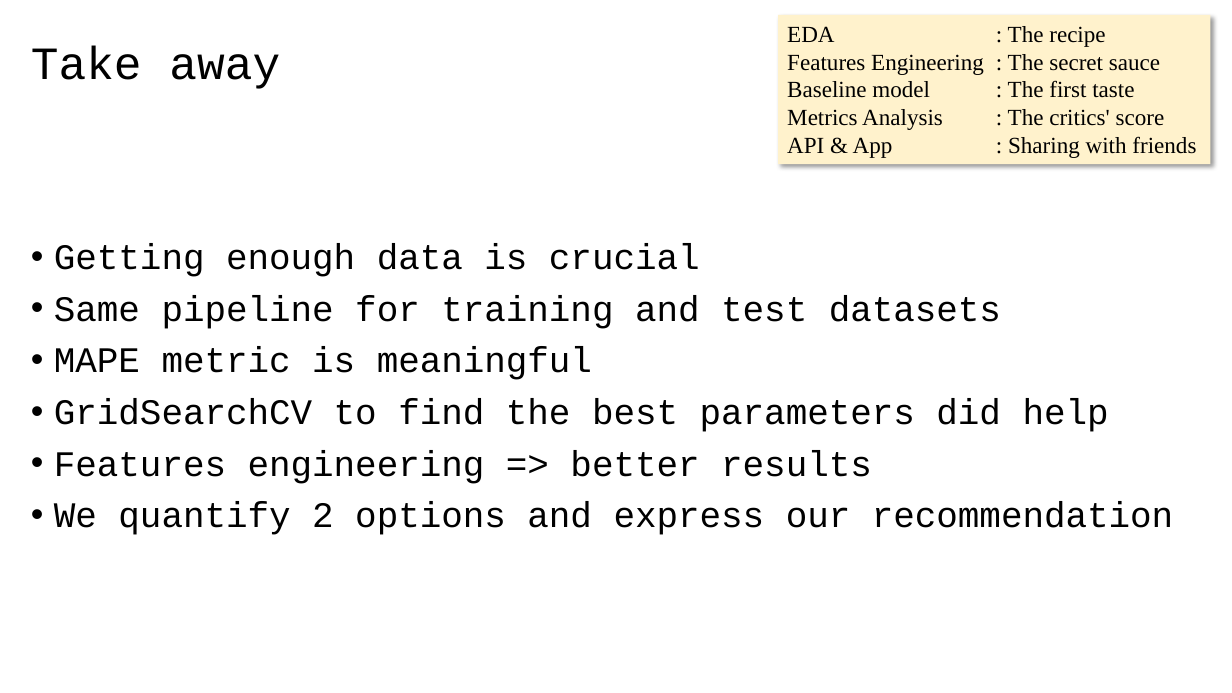
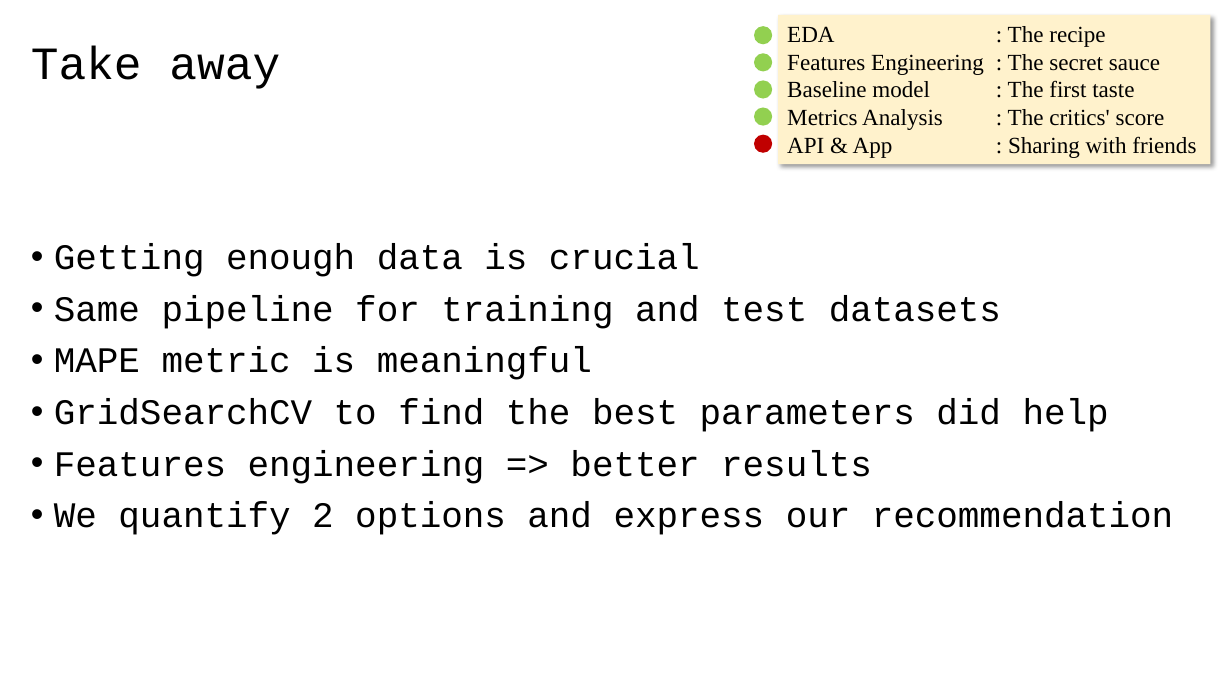
Before and after one commit to 40tude/02_Data-Science_Fullstack_march_2024, a slide deck: slide 10 of 05_supervised_ML/98_Project_Walmart/01_walmart_project.pptx. Drawn at 1232x693 pixels with LibreOffice and Linux fonts; fonts in the diff are those of the drawing. Boxes give left, top, right and bottom in pixels: in the first picture for what was removed or moved away, otherwise in the second. Text is boxed around its words. In the diff, an @@ line names an element or a change of style, - is before the commit and + after.

```diff
--- a/05_supervised_ML/98_Project_Walmart/01_walmart_project.pptx
+++ b/05_supervised_ML/98_Project_Walmart/01_walmart_project.pptx
@@ group added at (x1=754, y1=26, x2=773, y2=153): 5 ellipses @@
```
Also in this commit, not shown: 2 other slides changed, 3 other files.
